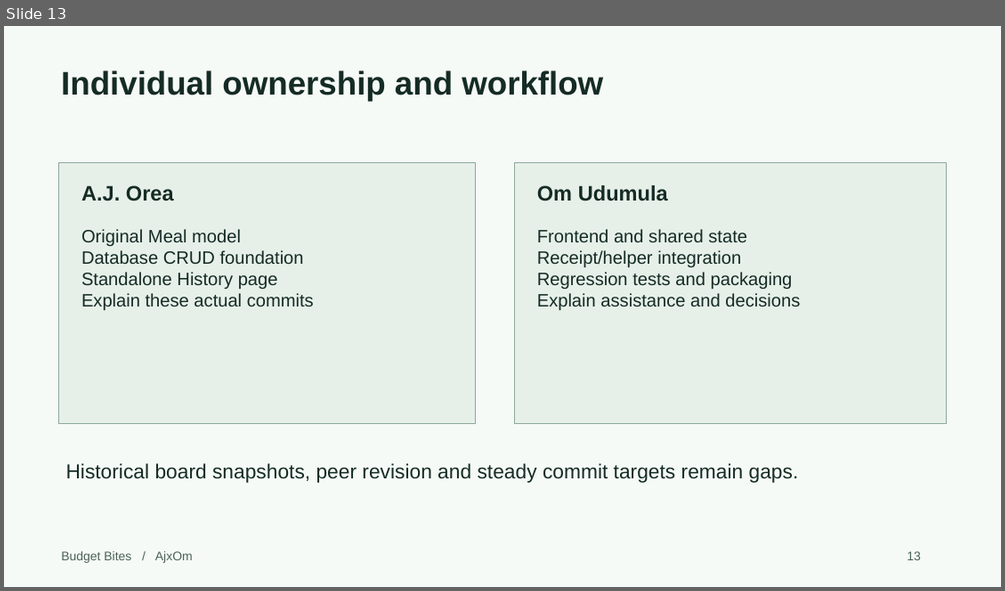
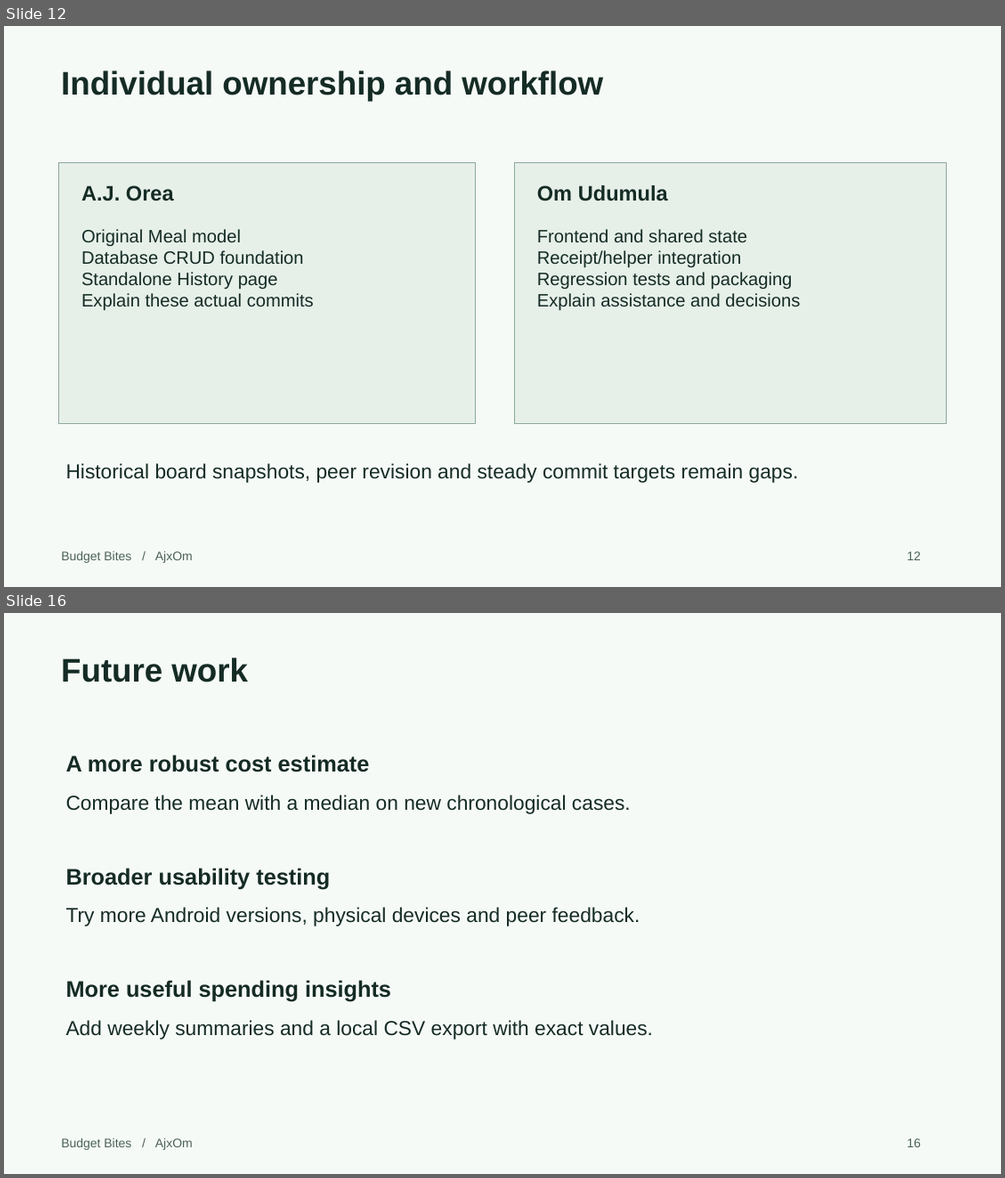
Before and after one commit to Omswaroopreddyudumula/ajxom-budget-bites, a slide deck: submission/Project1_Presentation.pptx. Shown one above the other, each under a label of ours: slide 13 before the commit, slides 12 and 16 after it; the slides between them are not shown. The pictures are 1005x591 and 1005x1178 pixels, drawn with LibreOffice and Linux fonts; fonts in the diff are those of the drawing. Boxes give left, top, right and bottom in pixels: in the first picture for what was removed or moved away, otherwise in the second. Text is boxed around its words. In the diff, an @@ line names an element or a change of style, - is before the commit and + after.

Commit message:
Add three embedded Android demos and complete presentation flow

```diff
--- a/submission/Project1_Presentation.pptx
+++ b/submission/Project1_Presentation.pptx
@@ slide 16 added at [4, 613, 1001, 1174], background #F6FAF7 @@
@@ text added at [61, 657, 248, 682], 31.5 pt, text #152B25, bold @@
+Future work
@@ text added at [66, 755, 370, 772], 21.8 pt, text #152B25, bold @@
+A more robust cost estimate
@@ text added at [66, 795, 631, 814], 19.5 pt, text #152B25 @@
+Compare the mean with a median on new chronological cases.
@@ text added at [66, 868, 330, 889], 21.8 pt, text #152B25, bold @@
+Broader usability testing
@@ text added at [66, 907, 640, 926], 19.5 pt, text #152B25 @@
+Try more Android versions, physical devices and peer feedback.
@@ text added at [66, 980, 391, 1002], 21.8 pt, text #152B25, bold @@
+More useful spending insights
@@ text added at [66, 1020, 653, 1039], 19.5 pt, text #152B25 @@
+Add weekly summaries and a local CSV export with exact values.
@@ text added at [61, 1138, 193, 1150], 12 pt, text #4B6259 @@
+Budget Bites / AjxOm
@@ text added at [906, 1138, 921, 1147], 12 pt, text #4B6259 @@
+16
@@ what was slide 13 is now slide 12 @@
@@ slide 12 changed as well @@
@@ text at [906, 551, 921, 560]: text changed @@
-13
+12
```
Also in this commit, not shown: 11 other slides changed, 5 other slides added, 2 slides removed, 1 other file.
